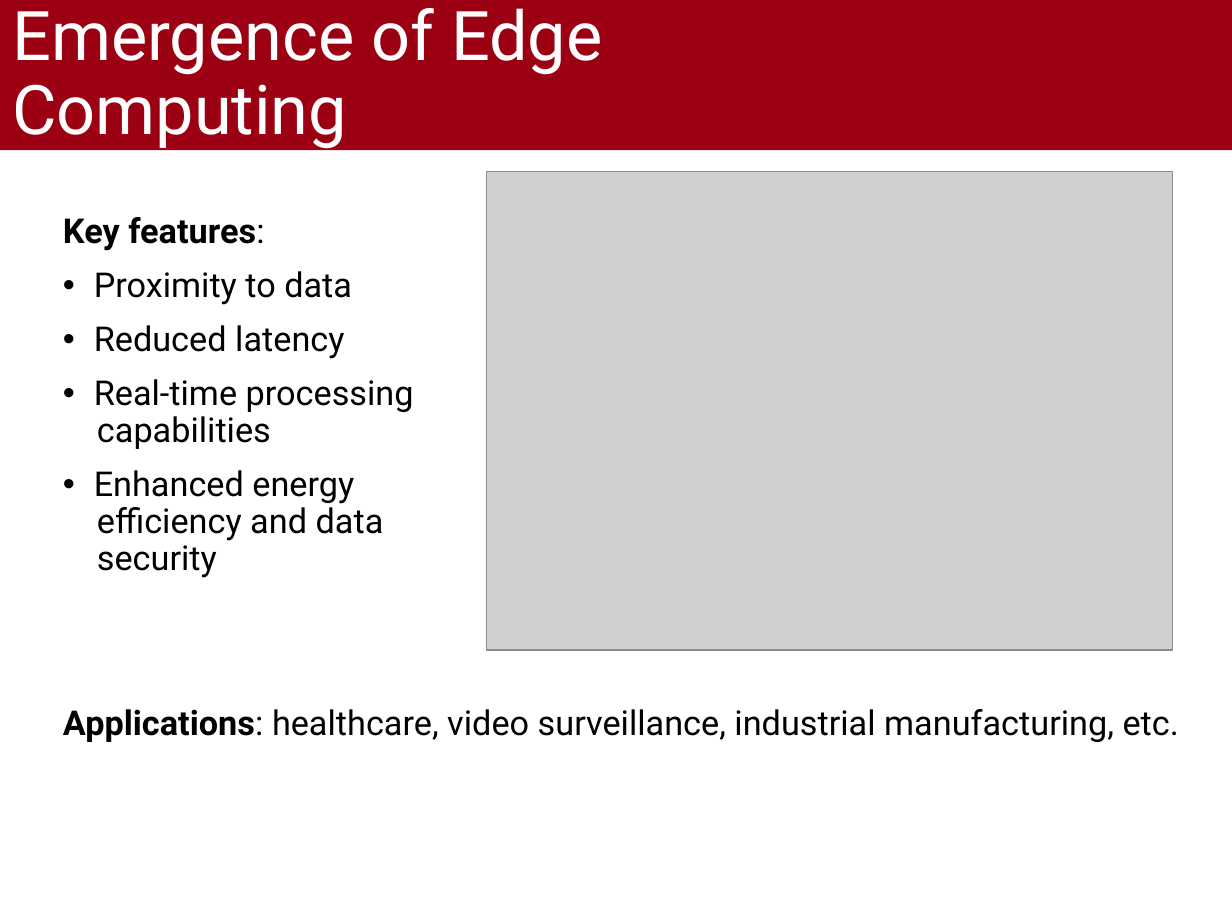
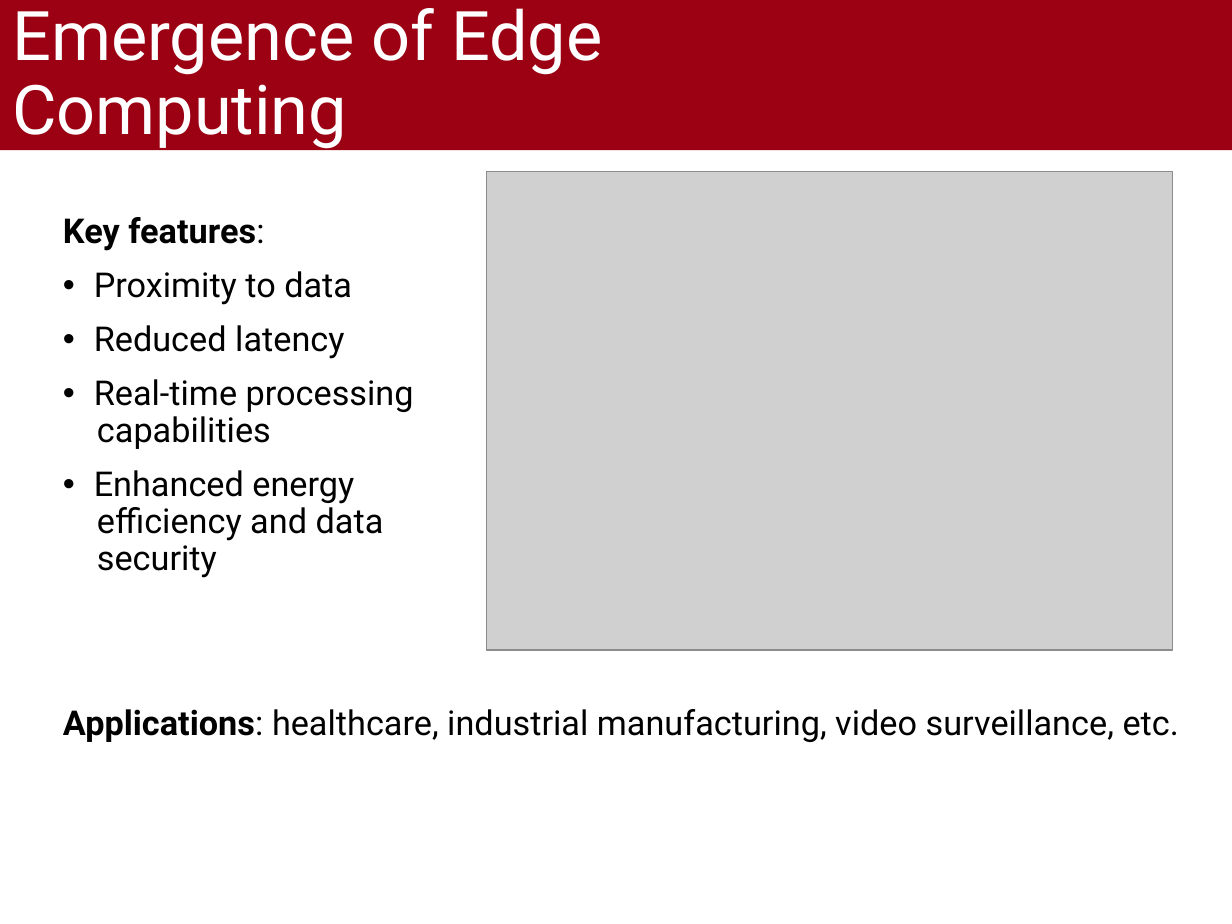
Before and after one commit to MikeIsBack/UniPD-MSc-Computer-Science-courses, a slide deck: slide 5 of Wireless Networks for Mobile Applications/Project/Presentation/Presentation.pptx. Drawn at 1232x924 pixels with LibreOffice and Linux fonts; fonts in the diff are those of the drawing; grey boxes stand for pictures; background and template pictures are left out. Boxes give left, top, right and bottom in pixels: in the first picture for what was removed or moved away, otherwise in the second. Text is boxed around its words. In the diff, an @@ line names an element or a change of style, - is before the commit and + after.

```diff
--- a/Wireless Networks for Mobile Applications/Project/Presentation/Presentation.pptx
+++ b/Wireless Networks for Mobile Applications/Project/Presentation/Presentation.pptx
@@ text at bbox=[63, 709, 1179, 742]: text changed @@
-Applications: healthcare, video surveillance, industrial manufacturing, etc.
+Applications: healthcare, industrial manufacturing, video surveillance, etc.
```
Also in this commit, not shown: 3 other slides changed, 1 slide added, 3 slides removed, 2 other files.
